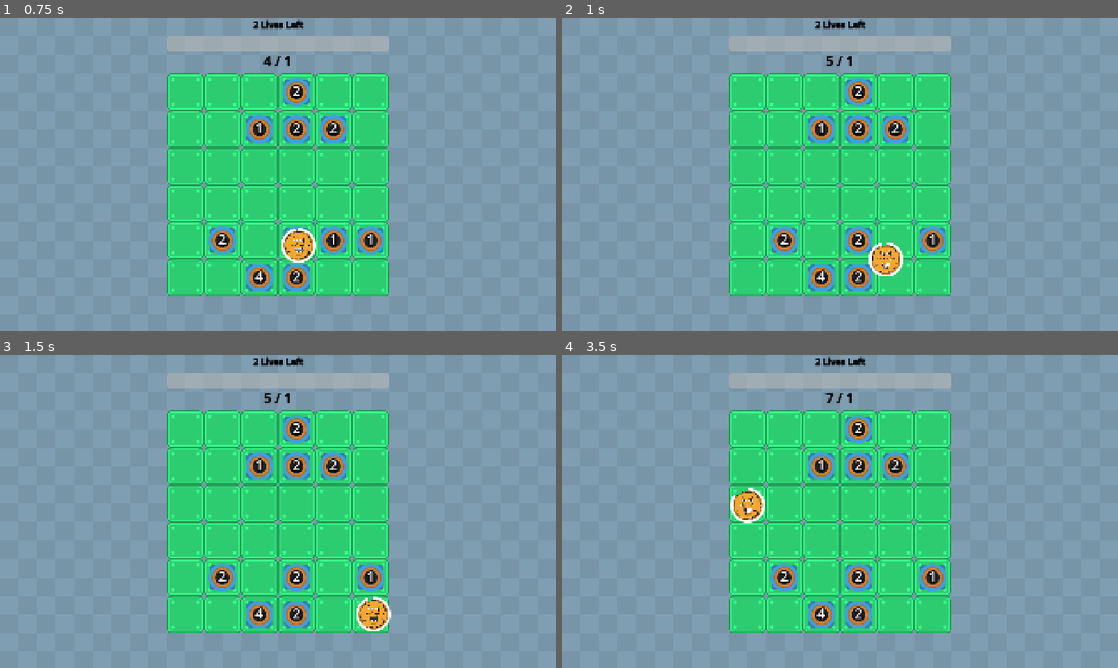
Above: before the commit, frames 1-4 (two rows, left to right).
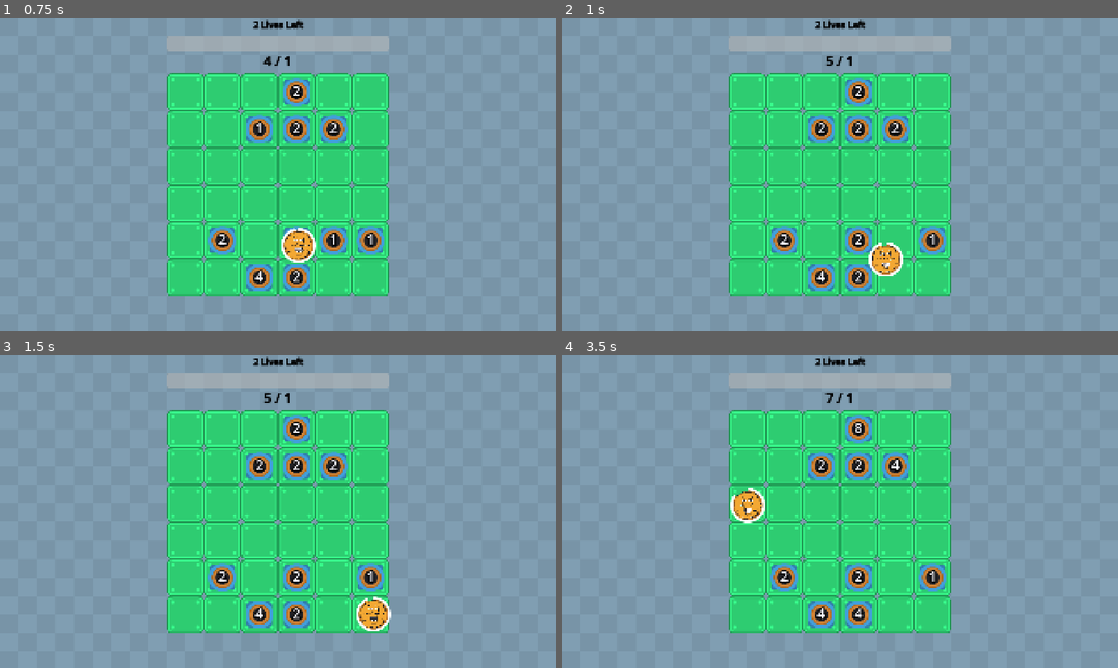
Above: after the commit, the same moments.

Repository: wanamelon/prototype_monorepo
Game: Godot game, scene res://source/bounce_main.tscn
The game is run twice, just before and just after one commit, with the same random seed, the same clock (stepped at 60 frames per second) and the same inputs. Sound files missing from this copy of the repository are replaced by a short silence.
Inputs:
- Up to frame 1 (0.75 s): no input
- Up to frame 2 (1 s): no input
- Up to frame 3 (1.5 s): no input
- Up to frame 4 (3.5 s): no input

Frame 1 is identical in both runs. In frame 2, less than 0.1% of the frame differs, in the area x 45-48%, y 32-38%; in frame 3, less than 0.1%; in frame 4, 0.2%, in the area x 45-61%, y 21-85%.

Commit message:
periodic level up (via chance)

Diff:
--- a/roller/source/crop.gd
+++ b/roller/source/crop.gd
@@ -18,24 +18,28 @@
 
 func activate(state: MatchState):
 	var events: Array[ItemEvent] = []
-	events.append_array(_level_down_if_hit(state))
-	events.append_array(_apply_level_changes(state))
+	_try_level_up_on_tick(state, events)
+	_level_down_if_hit(state, events)
+	_apply_level_changes(state, events)
 	return events
 
-func _level_down_if_hit(state: MatchState):
-	var events: Array[ItemEvent] = []
+func _try_level_up_on_tick(state: MatchState, o_events: Array[ItemEvent]):
+	var expected_seconds_until_growth: float = 4.0 + 8 * log(level)
+	var growth_probability_per_second := 1.0 / expected_seconds_until_growth
+	if rng.randf() < (state.delta * growth_probability_per_second):
+		o_events.append(ItemSystem.LevelChangeEvent.new(1, ItemSystem.SpecificItem.new(self)))
+
+func _level_down_if_hit(state: MatchState, o_events: Array[ItemEvent]):
 	for event in state.last_tick_events:
 		if event is ItemSystem.FreshOverlapEvent:
 			var overlap := event as ItemSystem.FreshOverlapEvent
 			# TODO: should not depend on first/second order bruh
 			if overlap.first is PlayerBall and overlap.second == self:
 				var player := overlap.first as PlayerBall
-				events.append(ItemSystem.LevelChangeEvent.new(
+				o_events.append(ItemSystem.LevelChangeEvent.new(
 					-player.compute_damage_per_hit(), ItemSystem.SpecificItem.new(self)))
-	return events
 
-func _apply_level_changes(state: MatchState):
-	var events: Array[ItemEvent] = []
+func _apply_level_changes(state: MatchState, o_events: Array[ItemEvent]):
 	var total_positive_level_change: int = 0
 	var total_negative_level_change: int = 0
 	for event in state.last_tick_events:
@@ -52,19 +56,18 @@
 		$LevelDownAudioPlayer.play()
 	var level_changes_canceled_out: int = min(abs(total_positive_level_change), abs(total_negative_level_change))
 	for i in range(level_changes_canceled_out):
-		events.append(ItemSystem.GivePointsEvent.new(_compute_point_value()))
+		o_events.append(ItemSystem.GivePointsEvent.new(_compute_point_value()))
 	var net_level_change := total_positive_level_change + total_negative_level_change
 	if net_level_change > 0:
 		level = min(20, level + net_level_change)
 	else:
 		for i in range(abs(net_level_change)):
-			events.append(ItemSystem.GivePointsEvent.new(_compute_point_value()))
+			o_events.append(ItemSystem.GivePointsEvent.new(_compute_point_value()))
 			level -= 1
 			if level <= 0:
 				state.player_ball.on_tile_destroyed()
-				events.append(ItemSystem.DespawnEvent.new(self))
+				o_events.append(ItemSystem.DespawnEvent.new(self))
 				break
-	return events
 
 func _compute_point_value():
 	return 2 ** (level - 1)
@@ -93,36 +96,6 @@
 	#else:
 		#$StaticBody2D/CollisionShape2D.disabled = true
 
-#func _physics_process(delta):
-	#var expected_seconds_until_growth: float = 4.0 + 8 * log(level)
-	#var growth_probability_per_second := 1.0 / expected_seconds_until_growth
-	#if rng.randf() < (delta * growth_probability_per_second):
-		#_level_up()
-
 #func try_level_up_from_snail_trail(chance: float):
 	#if rng.randf() < chance:
 		#_level_up()
-
-#func _change_level(amount: int):
-	#if amount > 0:
-		#$LevelUpAudioPlayer.play()
-	#level = max(0, min(20, level + amount))
-
-#func _on_body_entered(body: Node2D):
-	#if body is PlayerBall:
-		#var player_ball := body as PlayerBall
-		#var damage := player_ball.compute_damage_per_hit()
-		#for i in range(damage):
-			#if level > 0:
-				#player_ball.give_points(2 ** (level - 1))
-			#var expected_growth_sec_base: float = 4.0
-			#var expected_seconds_until_growth: float = expected_growth_sec_base + 8 * log(level)
-			#var level_up_chance = player_ball.compute_level_up_on_hit_base_chance() * (expected_growth_sec_base / expected_seconds_until_growth)
-			#if rng.randf() < level_up_chance:
-				#_level_up()
-			#else:
-				#level -= 1
-			#if level <= 0:
-				#player_ball.on_tile_destroyed()
-				#queue_free()
-				#break
